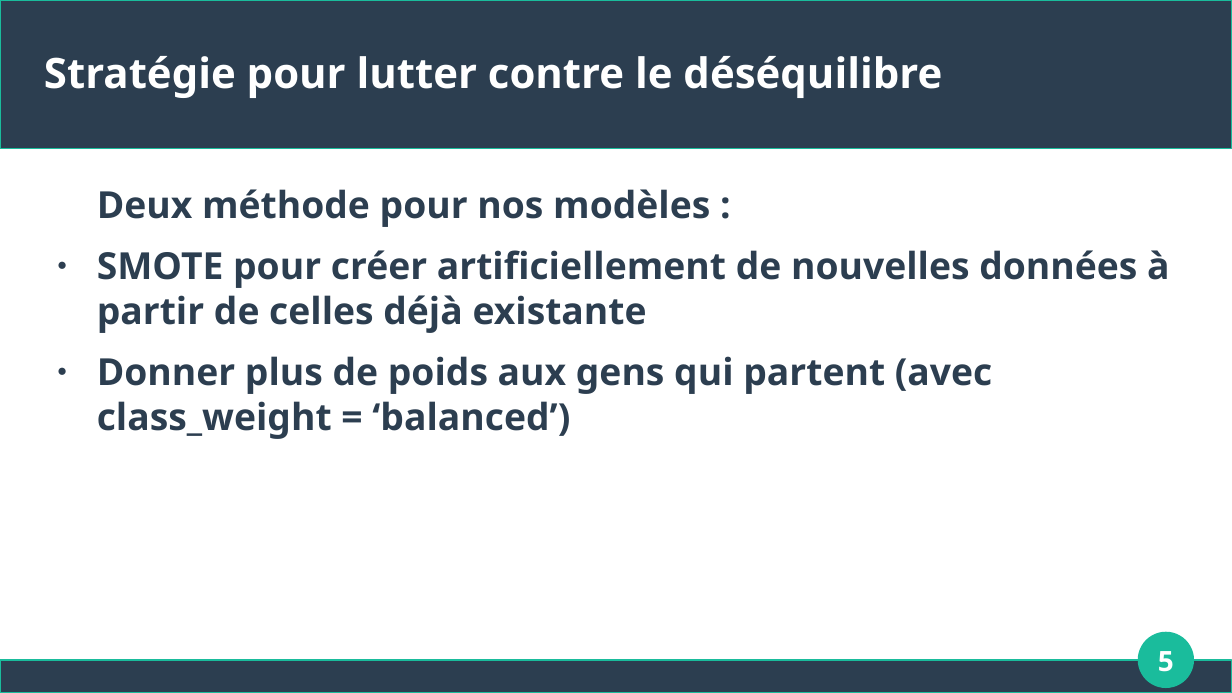
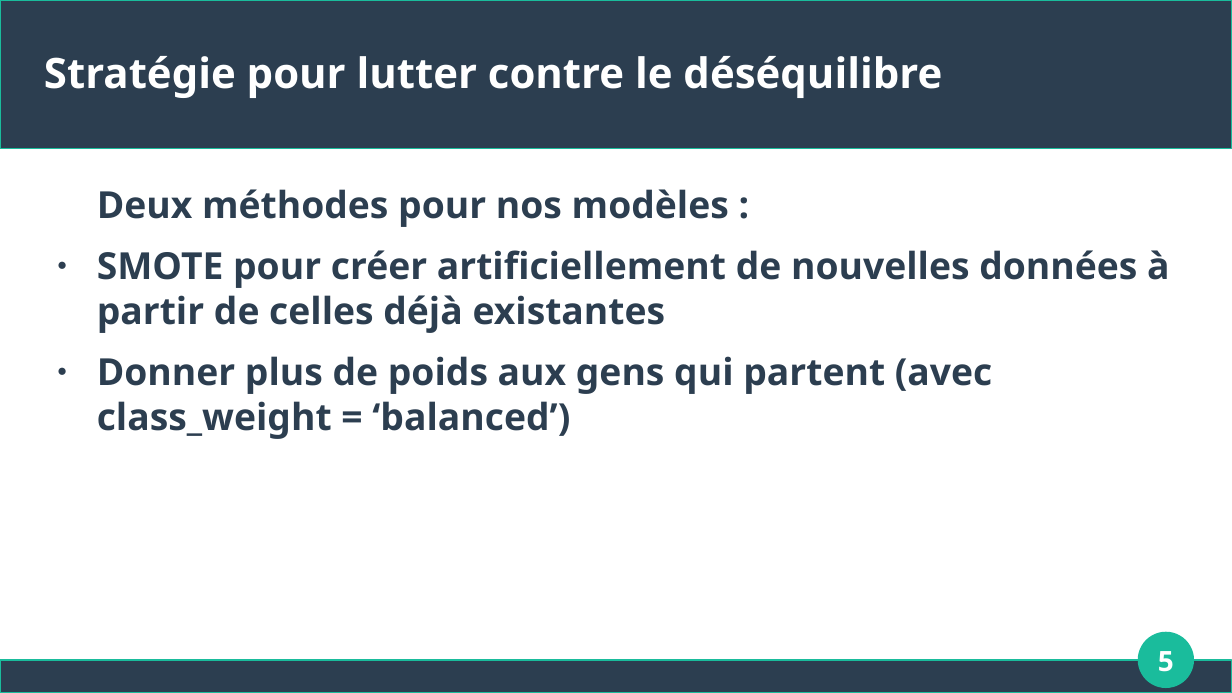
Before and after one commit to Apinsun/Projet4, a slide deck: slide 5 of presentation.odp. Drawn at 1232x693 pixels with LibreOffice and Linux fonts; fonts in the diff are those of the drawing. Boxes give left, top, right and bottom in pixels: in the first picture for what was removed or moved away, otherwise in the second. Text is boxed around its words. In the diff, an @@ line names an element or a change of style, - is before the commit and + after.

```diff
--- a/presentation.odp
+++ b/presentation.odp
@@ text at [97, 189, 1170, 333]: text changed @@
-Deux méthode pour nos modèles :
-● SMOTE pour créer artificiellement de nouvelles données à partir de celles déjà existante
+Deux méthodes pour nos modèles :
+● SMOTE pour créer artificiellement de nouvelles données à partir de celles déjà existantes
```
Also in this commit, not shown: 4 other slides changed, 2 other files.
